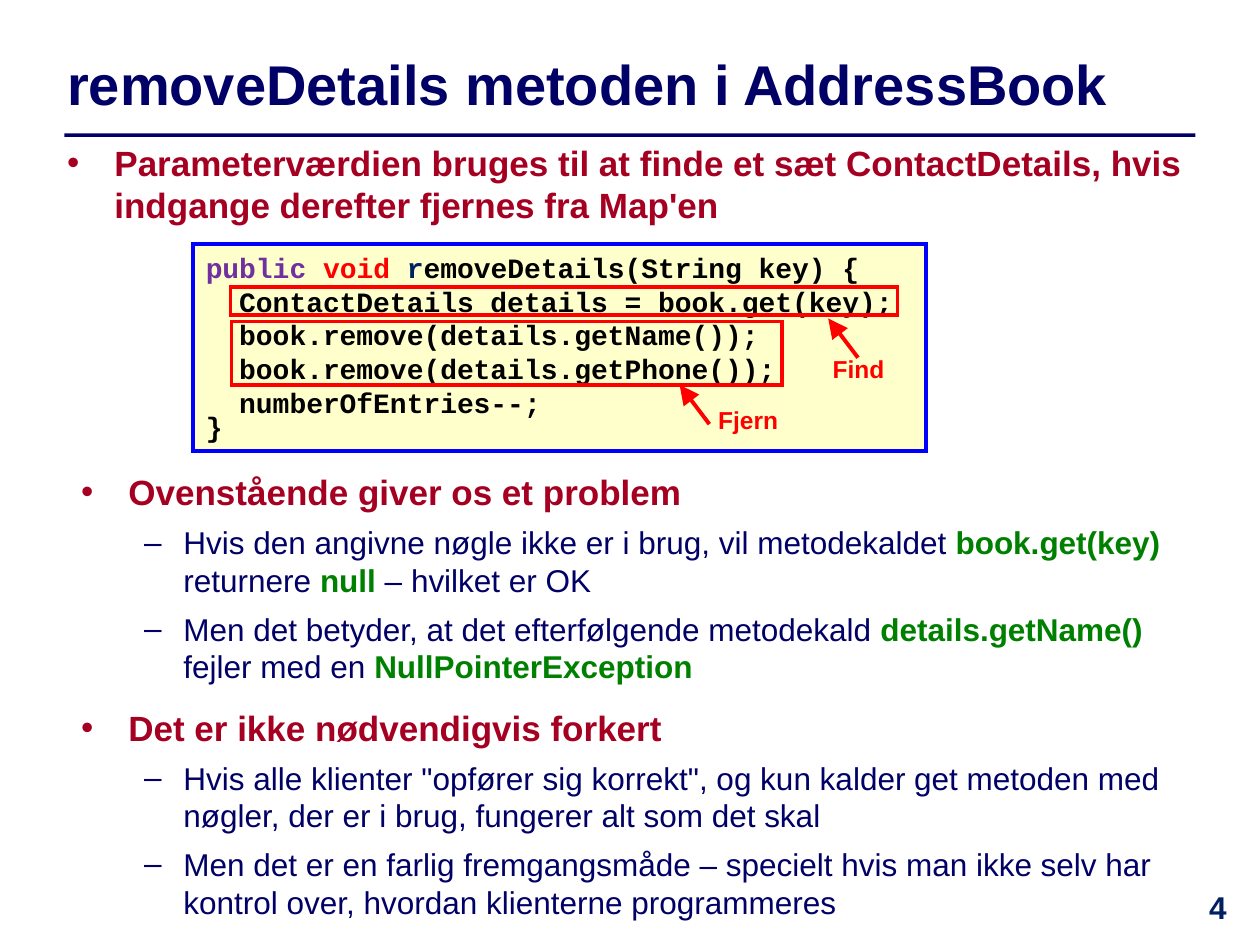
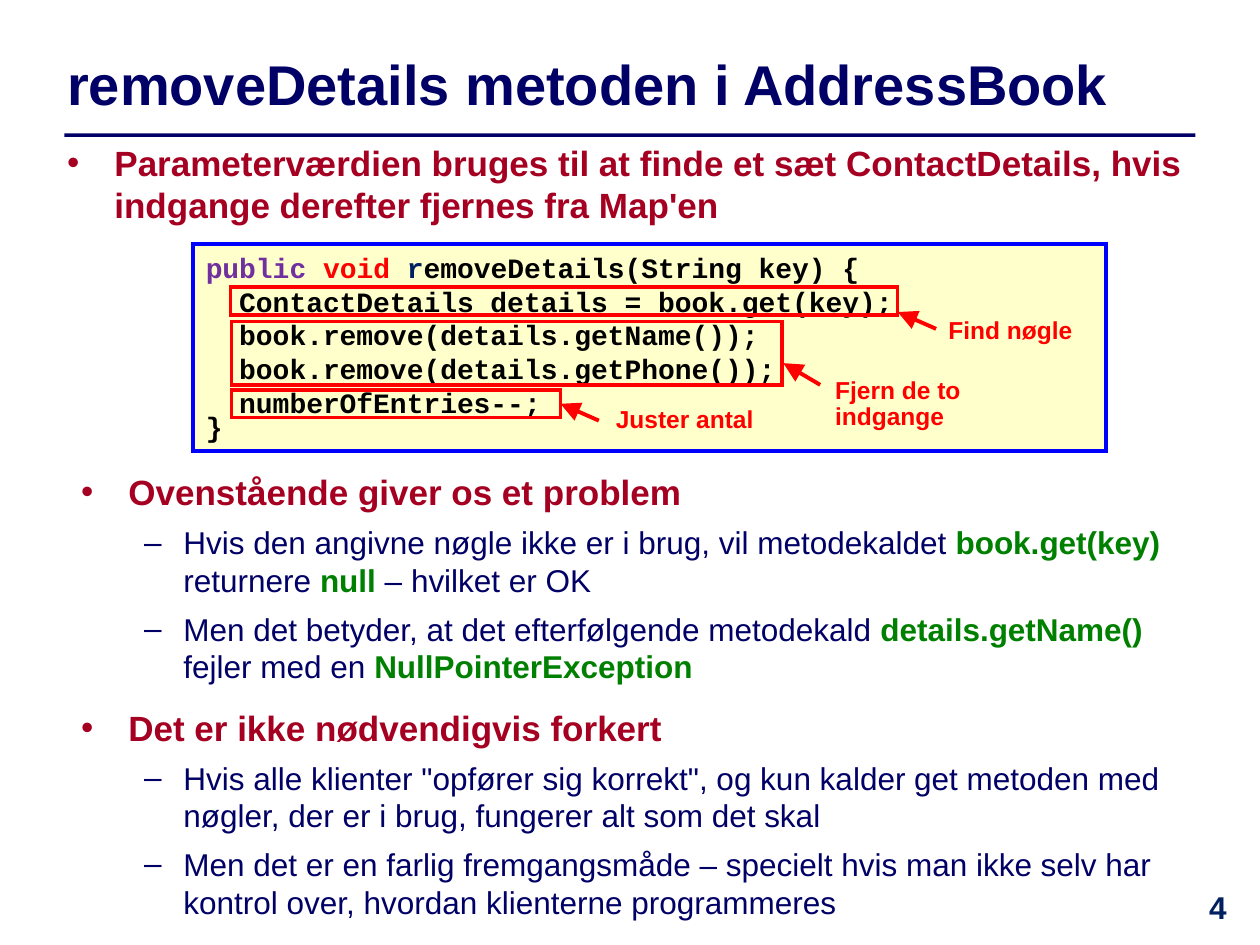
Before and after one commit to IntProgAU/Materiale, a slide deck: slide 4 of web/e22/uge_14/Slides-Uge14.pptx. Drawn at 1260x945 pixels with LibreOffice and Linux fonts; fonts in the diff are those of the drawing. Boxes give left, top, right and bottom in pixels: in the first picture for what was removed or moved away, otherwise in the second. Text is boxed around its words. In the diff, an @@ line names an element or a change of style, - is before the commit and + after.

```diff
--- a/web/e22/uge_14/Slides-Uge14.pptx
+++ b/web/e22/uge_14/Slides-Uge14.pptx
@@ rectangle "public void removeDetails(String key) {" resized from (x1=194, y1=244, x2=927, y2=451) to (x1=194, y1=244, x2=1106, y2=451) @@
@@ arrow moved from (858, 358) - (828, 319) to (936, 329) - (898, 312) @@
@@ text at (x1=948, y1=321, x2=1072, y2=344): text changed @@
-Find
+Find nøgle
@@ rectangle added at (x1=232, y1=389, x2=561, y2=417), outline #FF0000 2 pt @@
@@ arrow moved from (709, 425) - (679, 384) to (820, 384) - (784, 363) @@
@@ text at (x1=835, y1=381, x2=960, y2=430): text changed @@
-Fjern
+Fjern de to indgange
@@ arrow added from (598, 421) to (561, 403), #FF0000 2.25 pt @@
@@ text added at (x1=616, y1=410, x2=753, y2=429), 14 pt, text #FF0000, bold @@
+Juster antal
```
Also in this commit, not shown: 8 other slides changed, 1 other file.
